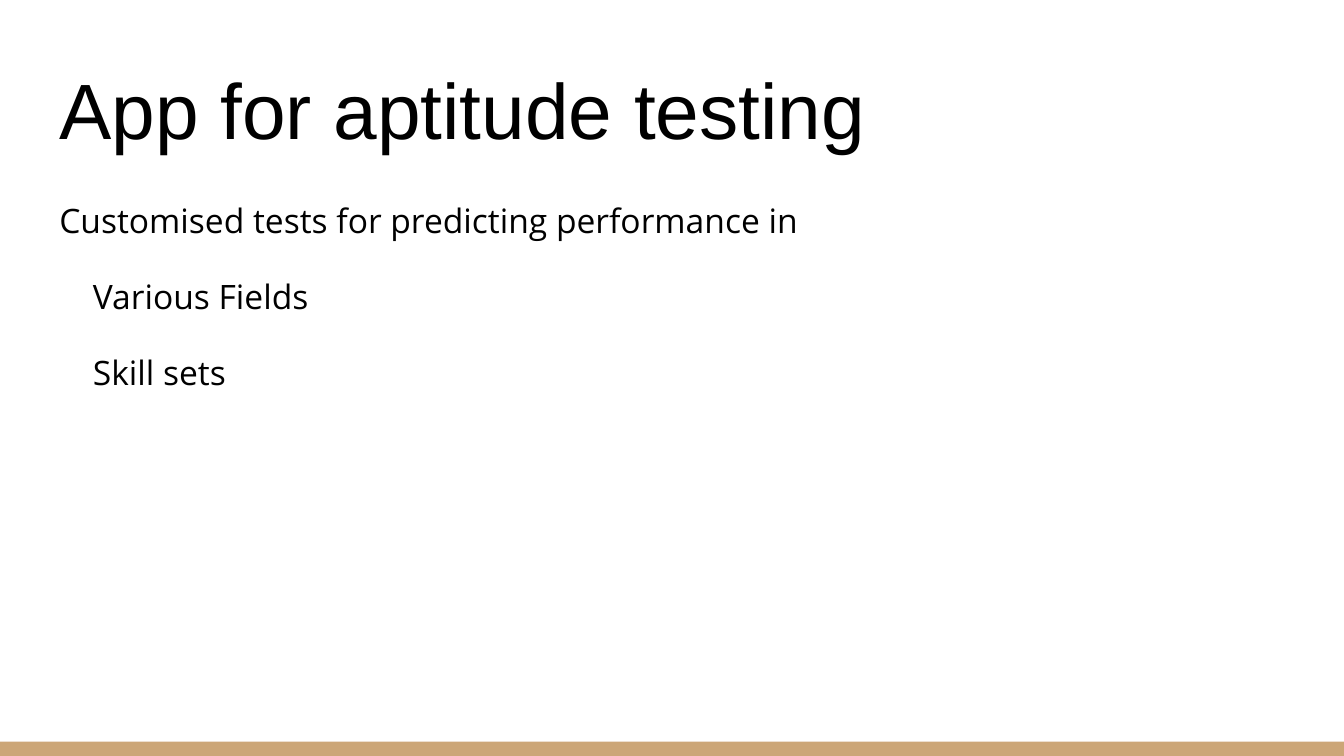
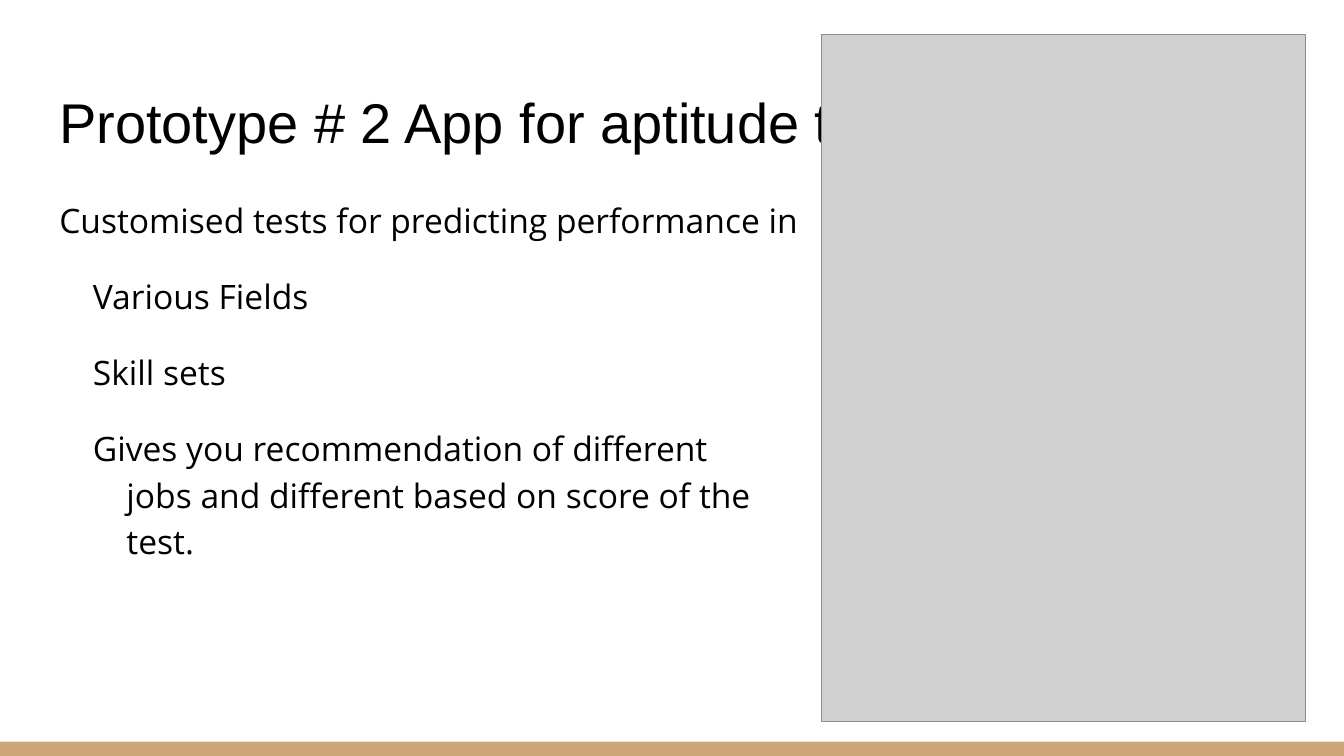
Before and after one commit to sarim-zafar/HCI-Project, a slide deck: slide 21 of docs/pj-task2/POV- Psychometric Test for Pakistan.pptx. Drawn at 1344x756 pixels with LibreOffice and Linux fonts; fonts in the diff are those of the drawing; grey boxes stand for pictures. Boxes give left, top, right and bottom in pixels: in the first picture for what was removed or moved away, otherwise in the second. Text is boxed around its words. In the diff, an @@ line names an element or a change of style, - is before the commit and + after.

```diff
--- a/docs/pj-task2/POV- Psychometric Test for Pakistan.pptx
+++ b/docs/pj-task2/POV- Psychometric Test for Pakistan.pptx
@@ picture added at (x1=821, y1=35, x2=1305, y2=722) @@
@@ title at (x1=59, y1=99, x2=980, y2=153): text changed; size 42 to 30 pt @@
-App for aptitude testing
+Prototype # 2 App for aptitude testing
@@ text at (x1=93, y1=435, x2=750, y2=555): paragraph added @@
+Gives you recommendation of different
+jobs and different based on score of the
+test.
```
Also in this commit, not shown: 2 other slides changed, 8 slides added, 3 slides removed, 1 other file.
